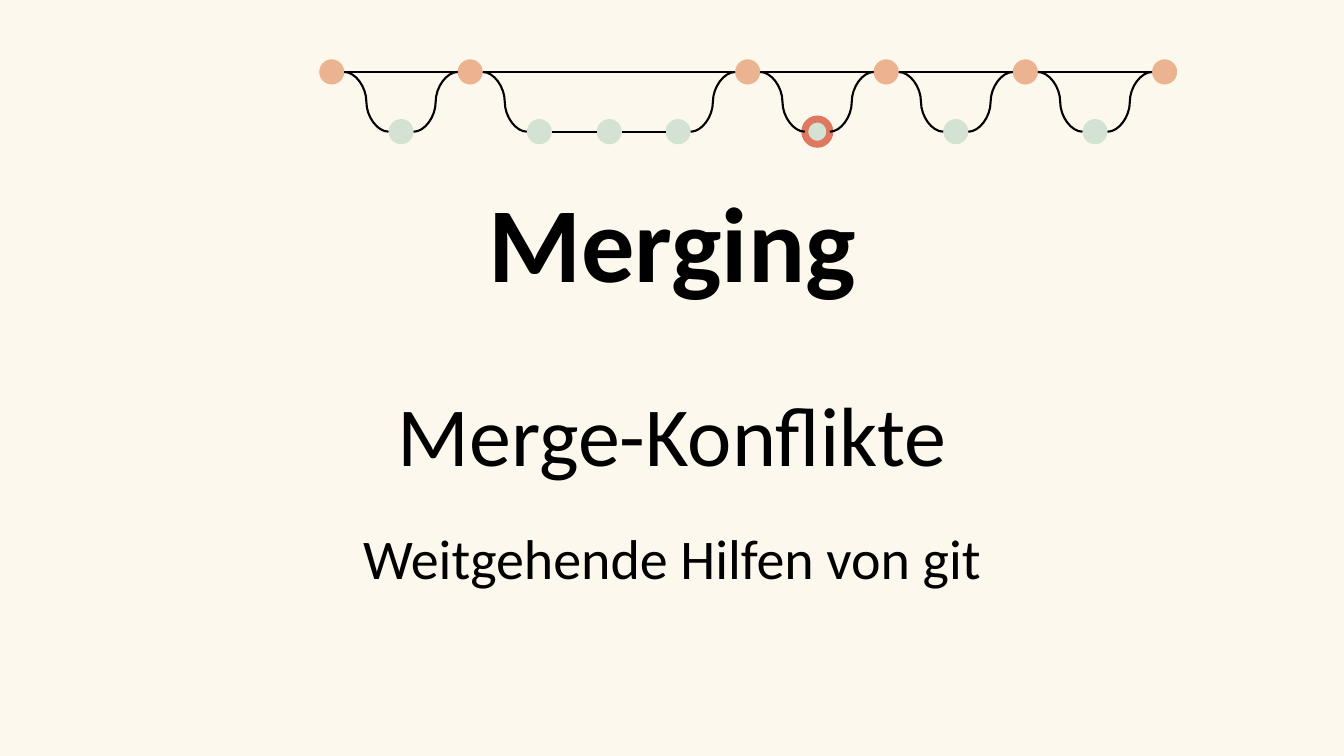
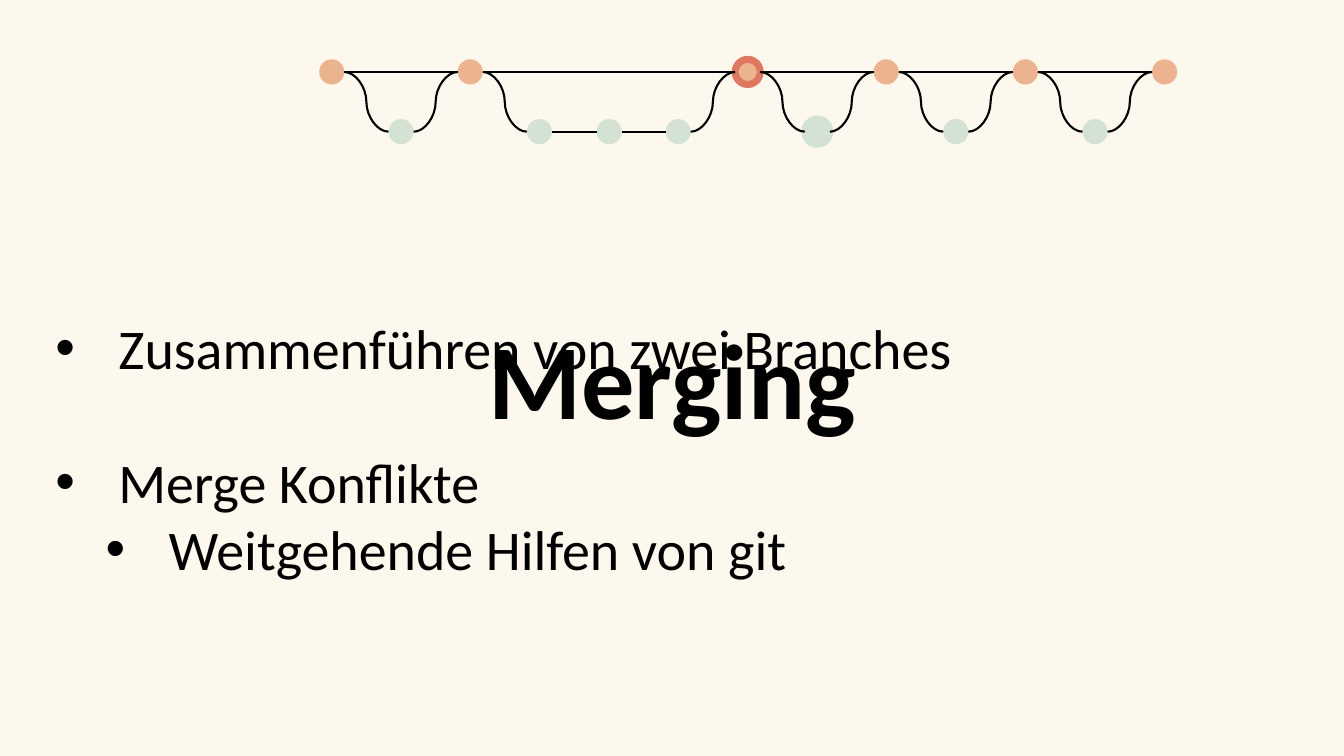
Before and after one commit to coloph0nius/SWEN, a slide deck: slide 10 of GITDesign.pptx (slide 18 before the commit). Drawn at 1344x756 pixels with LibreOffice and Linux fonts; fonts in the diff are those of the drawing; background and template pictures are left out. Boxes give left, top, right and bottom in pixels: in the first picture for what was removed or moved away, otherwise in the second. Text is boxed around its words. In the diff, an @@ line names an element or a change of style, - is before the commit and + after.

```diff
--- a/GITDesign.pptx
+++ b/GITDesign.pptx
@@ ellipse at (x1=735, y1=59, x2=760, y2=85): outline none to #DF7861 5 pt @@
@@ ellipse at (x1=805, y1=119, x2=830, y2=144): outline #DF7861 5 pt to #D4E2D4 5 pt @@
@@ text "Merging" rewrapped from (x1=488, y1=207, x2=855, y2=300) to (x1=488, y1=331, x2=855, y2=437) @@
@@ text at (x1=118, y1=330, x2=952, y2=580): text changed; size 60 to 40 pt @@
-Merge-Konflikte
+• Zusammenführen von zwei Branches
+• Merge Konflikte
+  • Weitgehende Hilfen von git
@@ text removed at (x1=363, y1=540, x2=981, y2=589) @@
-Weitgehende Hilfen von git
```
Also in this commit, not shown: 9 other slides changed, 14 slides removed.
